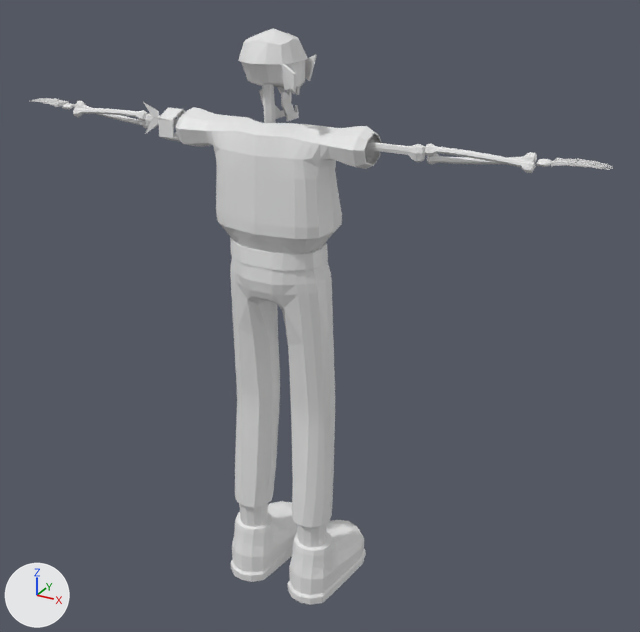
The Blender file art/models/characters/charon/charon.blend as it was, and as the next commit left it.
Both versions are drawn from a 50 mm camera at (1.34, -2.17, 2.13) aimed at (0.07, 0.14, 0.98). The axes (+X, +Y, +Z) are drawn at lower left. The lights are the same throughout. The first picture is the older version.

Names of what the first picture shows: 'Charon'.
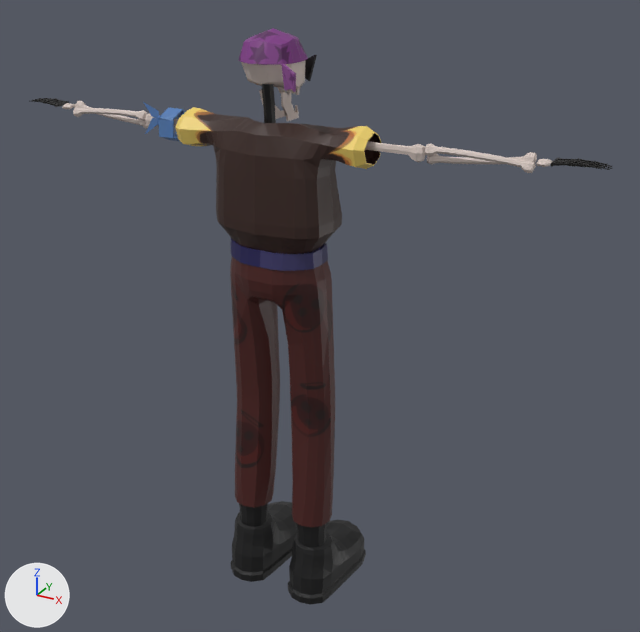
Boxes [x1, y1, x2, y2] around the edits, measured in the pictures (640 x 632 px):
'Charon', recoloured (darker)
    both: [29, 28, 613, 605]

What changed in the scene script:
```text
Add img_charon_texture_png:
    img_charon_texture_png = load_image('Charon_Texture.png', 'Charon_Texture.png', 1024, 1024, 'sRGB')
Add mat_material:
    mat_material = principled_material('Material')
    mat_material.texture = img_charon_texture_png
Change me_cube_070:
    where me_cube_070.from_pydata(...)  # 4231 vertices, 4164 faces; spans x -0.95..0.95, y -0.12..0.29, z 0.0..1.88
    add me_cube_070.materials.append(mat_material)  # picture img_charon_texture_png
```
